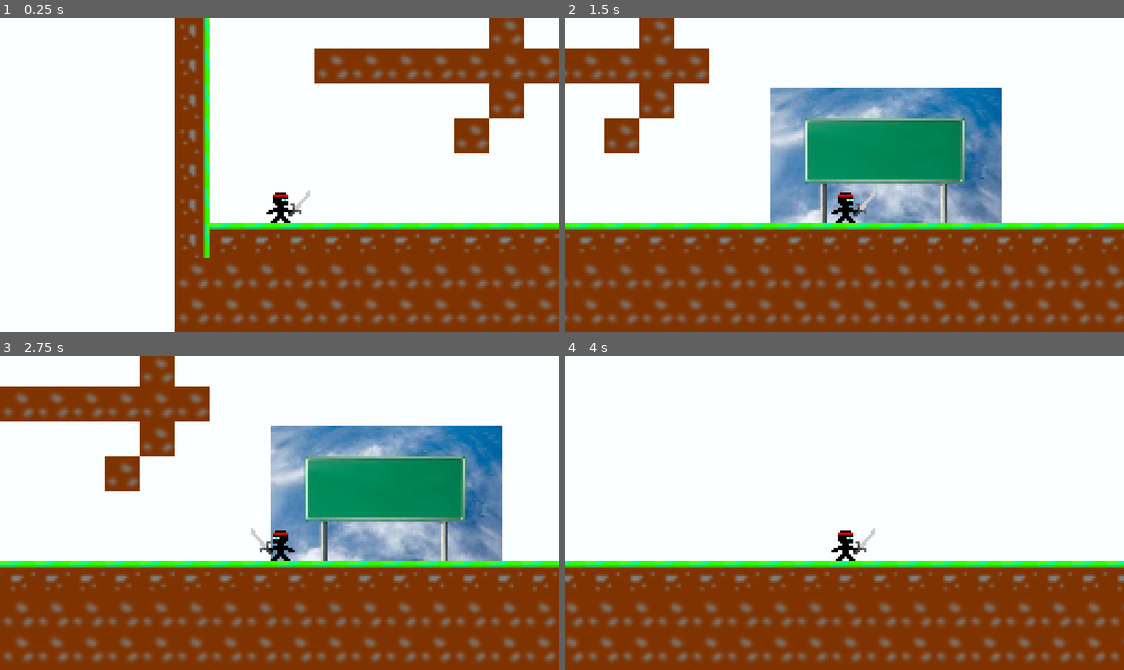
Above: before the commit, frames 1-4 (two rows, left to right).
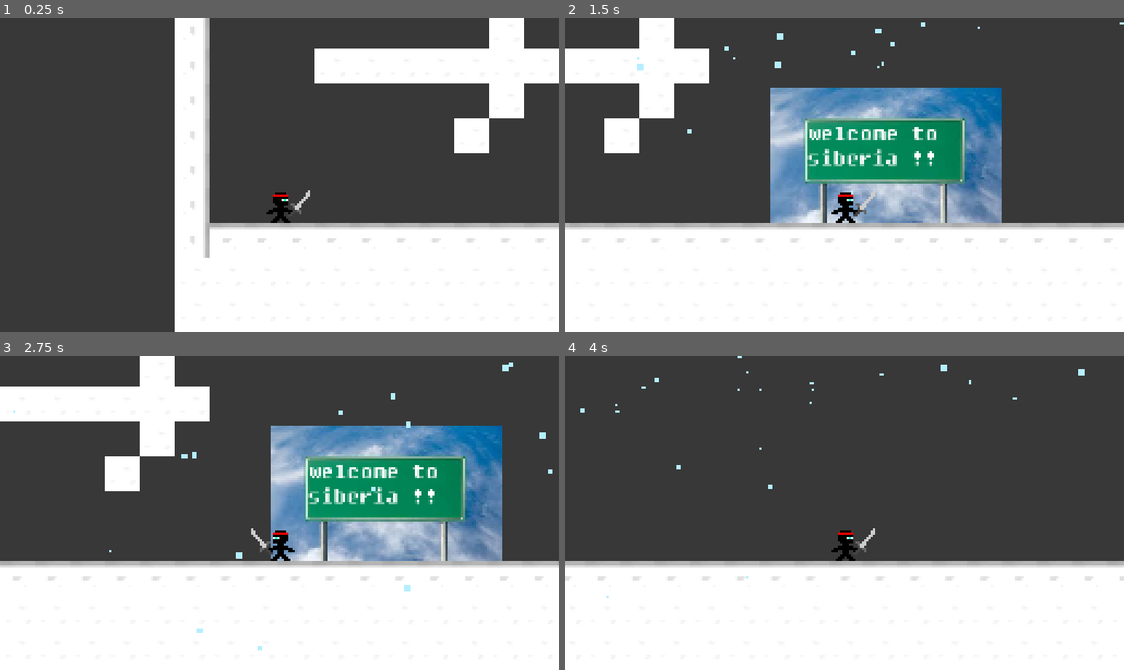
Above: after the commit, the same moments.

Repository: Compsand/celesteMATEMATIIKKA
Game: Godot game, scene res://scenes/Siberia.tscn
Same seed, same stepped clock (60 frames per second), same inputs: the game is played once before the commit and once after it. This scene is started directly instead of the project's main scene.
Inputs:
- Up to frame 1 (0.25 s): no input
- Up to frame 2 (1.5 s): tap Enter (ui_accept) at 0.5, 0.77 s; hold Right (ui_right) from 0.53 s (still down)
- Up to frame 3 (2.75 s): tap Enter (ui_accept) at 1.52 s; release Right (ui_right) at 2.03 s; hold Left (ui_left) from 2.03 s (still down)
- Up to frame 4 (4 s): release Left (ui_left) at 2.78 s; hold Right (ui_right) from 2.78 s (still down); tap Enter (ui_accept) at 3.02, 3.77 s

The runs differ from the first frame. In frame 1, 100% of the frame differs, in the area x 0-100%, y 0-100%; in frame 2, 83%; in frame 3, 83%; in frame 4, 100%.

Commit message:
siberika updat
siberia changes

Diff:
--- a/project.godot
+++ b/project.godot
@@ -25,6 +25,8 @@
 window/size/mode=2
 window/subwindows/embed_subwindows=false
 window/stretch/mode="viewport"
+mouse_cursor/custom_image="uid://cwxnr4xq00y1a"
+mouse_cursor/custom_image_hotspot=Vector2(0, 16)
 
 [input]
 
--- a/scenes/Siberia.tscn
+++ b/scenes/Siberia.tscn
@@ -1,11 +1,12 @@
-[gd_scene load_steps=6 format=4 uid="uid://d2fdo4gw061nq"]
+[gd_scene load_steps=7 format=4 uid="uid://d2fdo4gw061nq"]
 
 [ext_resource type="Texture2D" uid="uid://b5g15t6tq60rp" path="res://resources/graphics/sign.jpg" id="1_x8tav"]
 [ext_resource type="PackedScene" uid="uid://bncrlqrpm83hi" path="res://scenes/player.tscn" id="2_8ynil"]
-[ext_resource type="Texture2D" uid="uid://dokwy07oiifb7" path="res://resources/graphics/tileset.png" id="3_iu0rm"]
+[ext_resource type="FontFile" uid="uid://b0vkvqkvkw5pm" path="res://resources/other/fixedsys.ttf" id="2_iu0rm"]
+[ext_resource type="Texture2D" uid="uid://6jqpjx3bquen" path="res://resources/graphics/siberiaset.png" id="2_x8tav"]
 
 [sub_resource type="TileSetAtlasSource" id="TileSetAtlasSource_lp2f5"]
-texture = ExtResource("3_iu0rm")
+texture = ExtResource("2_x8tav")
 0:0/0 = 0
 0:0/0/physics_layer_0/polygon_0/points = PackedVector2Array(-8, 8, 8, 8, 8, -8, -8, -8)
 1:0/0 = 0
@@ -37,18 +38,44 @@
 [node name="ColorRect" type="ColorRect" parent="."]
 offset_left = -2509.0
 offset_top = -1797.0
-offset_right = 3754.0
+offset_right = 6831.0
 offset_bottom = 2016.0
-color = Color(0.982506, 1, 0.999964, 1)
+color = Color(0.219501, 0.219501, 0.219501, 1)
 
 [node name="Sign" type="Sprite2D" parent="."]
 position = Vector2(209.25, 2.25)
 scale = Vector2(0.383636, 0.352459)
 texture = ExtResource("1_x8tav")
 
-[node name="player" parent="." instance=ExtResource("2_8ynil")]
+[node name="RichTextLabel" type="RichTextLabel" parent="Sign"]
+offset_left = -94.0
+offset_top = -49.0
+offset_right = 88.0
+offset_bottom = 30.0
+theme_override_fonts/normal_font = ExtResource("2_iu0rm")
+theme_override_font_sizes/normal_font_size = 31
+text = "welcome to siberia !!"
 
 [node name="TileMapLayer" type="TileMapLayer" parent="."]
+position = Vector2(0, 9.53674e-07)
 scale = Vector2(0.996148, 1)
 tile_map_data = PackedByteArray("AAACAP3/AAABAAEAAAADAP3/AAABAAEAAAAEAP3/AAABAAEAAAAFAP3/AAABAAEAAAAFAPv/AAABAAEAAAAGAP …(34256 unchanged characters)…
 tile_set = SubResource("TileSet_7vgpf")
+
+[node name="player" parent="." instance=ExtResource("2_8ynil")]
+
+[node name="CPUParticles2D" type="CPUParticles2D" parent="player"]
+position = Vector2(170, -84)
+amount = 64
+lifetime = 4.0
+speed_scale = 2.0
+randomness = 0.12
+emission_shape = 3
+emission_rect_extents = Vector2(128, 1)
+direction = Vector2(-1, 0)
+spread = 9.86
+gravity = Vector2(0, 20)
+initial_velocity_max = 191.78
+scale_amount_min = 0.0
+scale_amount_max = 3.0
+color = Color(0.71, 0.937167, 1, 1)
--- a/scenes/tile_level.tscn
+++ b/scenes/tile_level.tscn
@@ -43,7 +43,7 @@
 script/source = "extends Area2D
 
 func _on_area_entered(area: Area2D) -> void:
-	get_tree().change_scene_to_file(\"res://scenes/China.tscn\")
+	get_tree().change_scene_to_file(\"res://scenes/Siberia.tscn\")
 	print(\"hamburger cheezburger big mac whopper\")
 "
 
@@ -72,7 +72,7 @@
 offset_bottom = -33.0
 scale = Vector2(2.46516, 4.45481)
 theme_override_fonts/normal_font = ExtResource("3_pt5ei")
-text = "CHINA -->"
+text = "siberia>"
 
 [node name="CharacterBody2D" parent="." instance=ExtResource("4_3yr0r")]
 position = Vector2(223, -280)
Binary file added: resources/graphics/cursor.png
Not shown, added: resources/graphics/cursor.png.import
Binary file added: resources/graphics/siberiaset.png
Not shown, added: resources/graphics/siberiaset.png.import
